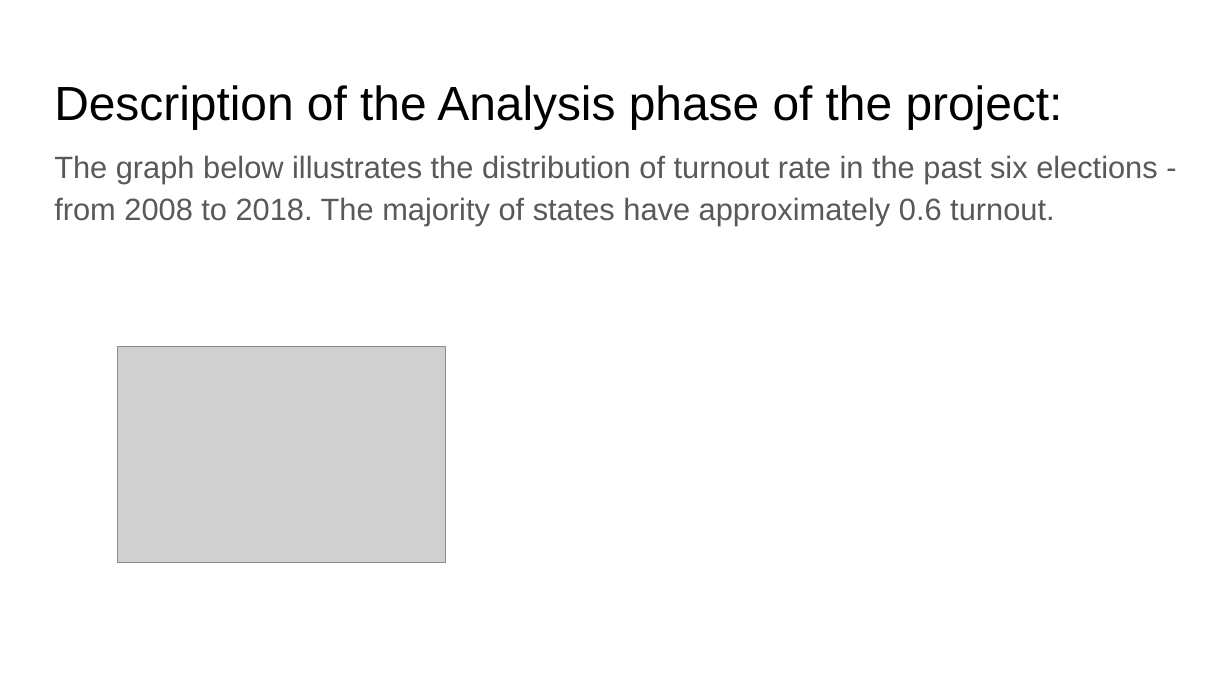
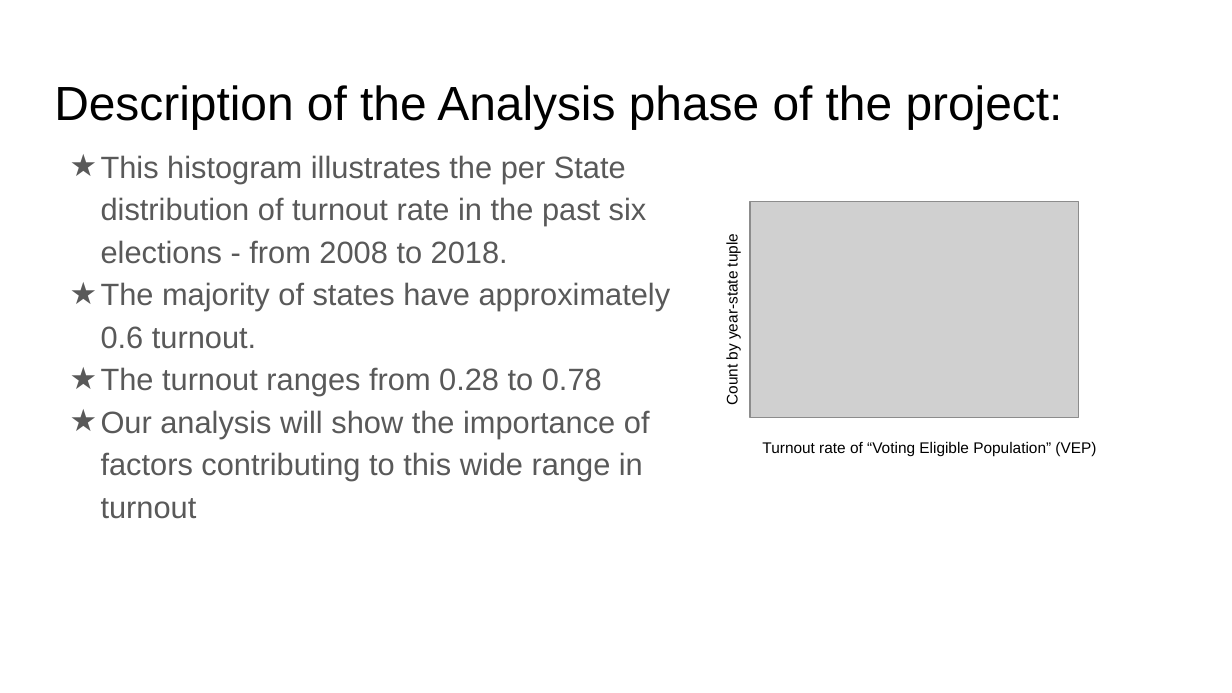
Before and after one commit to mmingoia/HTML_MN_Group_Project, a slide deck: slide 7 of Archive/Presentation/Vote Turnout Analysis.pptx. Drawn at 1232x693 pixels with LibreOffice and Linux fonts; fonts in the diff are those of the drawing; grey boxes stand for pictures. Boxes give left, top, right and bottom in pixels: in the first picture for what was removed or moved away, otherwise in the second. Text is boxed around its words. In the diff, an @@ line names an element or a change of style, - is before the commit and + after.

```diff
--- a/Archive/Presentation/Vote Turnout Analysis.pptx
+++ b/Archive/Presentation/Vote Turnout Analysis.pptx
@@ text at <box>101,155,671,519</box>: text changed @@
-The graph below illustrates the distribution of turnout rate in the past six elections - from 2008 to 2018. The majority of states have approximately 0.6 turnout.
+★ This histogram illustrates the per State distribution of turnout rate in the past six elections - from 2008 to 2018.
+★ The majority of states have approximately 0.6 turnout.
+★ The turnout ranges from 0.28 to 0.78
+★ Our analysis will show the importance of factors contributing to this wide range in turnout
@@ picture: place and size @@
-picture at <box>118,346,446,562</box>
+picture at <box>750,202,1078,418</box>
@@ text added at <box>724,237,741,405</box>, 9 pt, text #000000 @@
+Count by year-state tuple
@@ text added at <box>762,441,1096,457</box>, 9 pt, text #000000 @@
+Turnout rate of “Voting Eligible Population” (VEP)
```
Also in this commit, not shown: 4 other slides changed, 6 other files.
